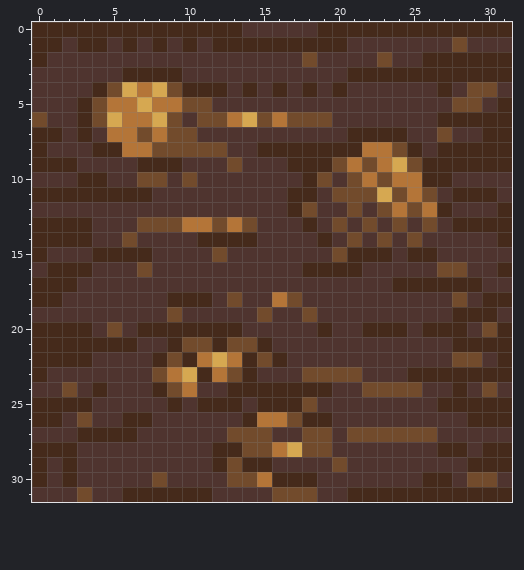
Pixel-art file, stored at public/assets/project_file/tile_s.aseprite. Above is the file before it was changed.
32x32 pixels, 1 frame.
The result:
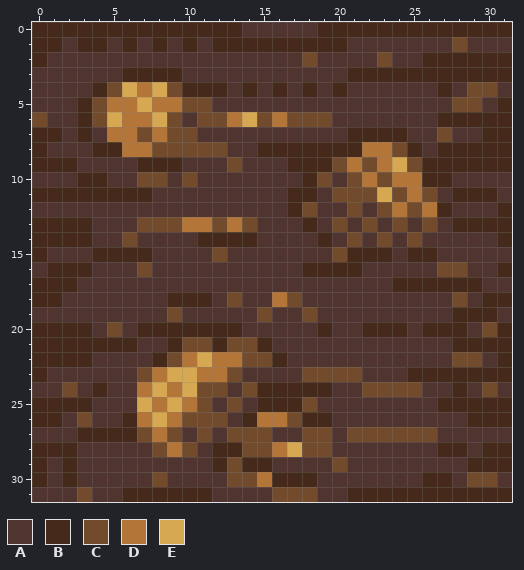
Palette (. is transparent): A #4f342f  B #452a1b  C #724b2c  D #b47538  E #d6a851
What changed:
{"y":22,"x":10,"old":"BDE","new":"DED"}
{"y":22,"x":14,"old":"B","new":"C"}
{"y":23,"x":7,"old":"ACD","new":"CDE"}
{"y":23,"x":11,"old":"B","new":"D"}
{"y":23,"x":14,"old":"B","new":"A"}
{"y":24,"x":7,"old":"ABCDAABB","new":"DEDECCAC"}
{"y":25,"x":7,"old":"AABABBB","new":"EDEDCAC"}
{"y":26,"x":7,"old":"BAAAAA","new":"DEDCCC"}
{"y":27,"x":7,"old":"AAA","new":"CDC"}
{"y":27,"x":11,"old":"A","new":"C"}
{"y":28,"x":8,"old":"AAA","new":"CDC"}
